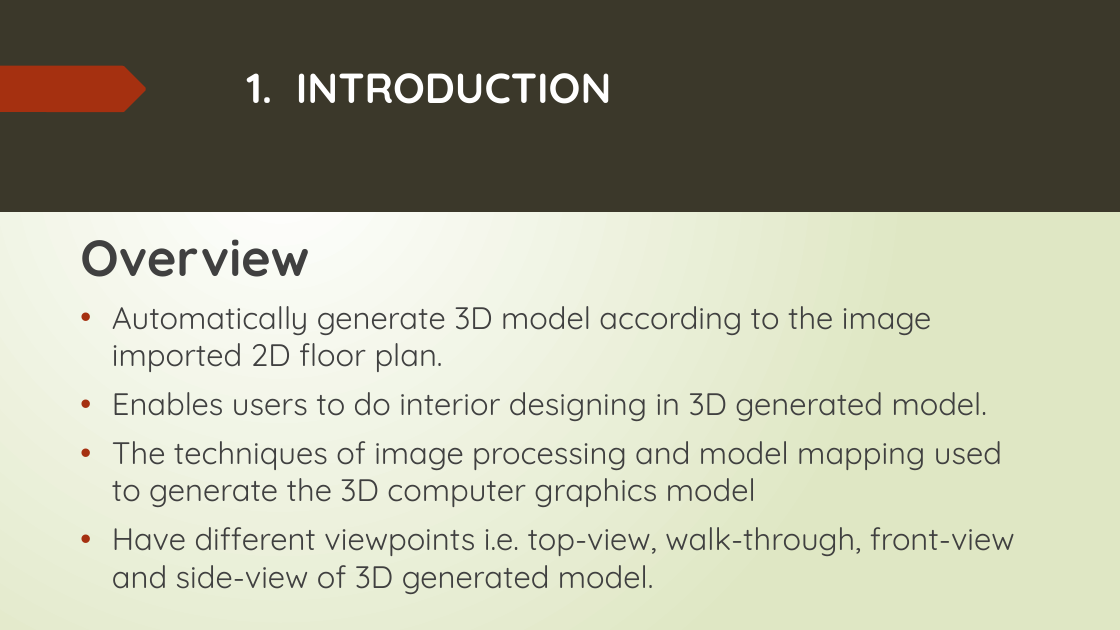
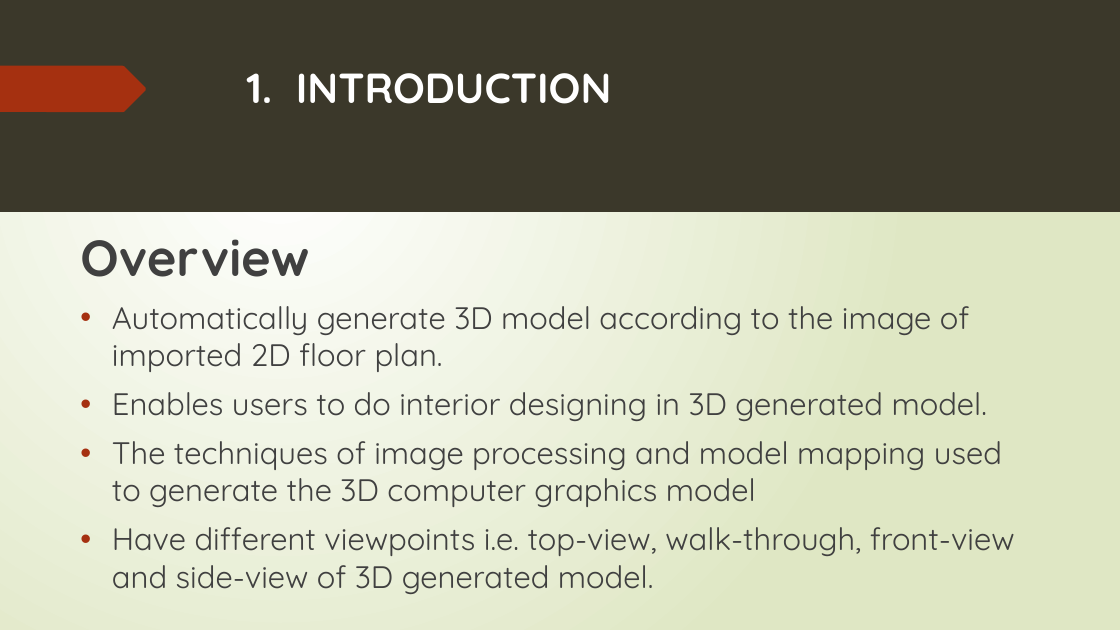
Before and after one commit to 15831944/2d-to-3d, a slide deck: slide 4 of Project slides.pptx. Drawn at 1120x630 pixels with LibreOffice and Linux fonts; fonts in the diff are those of the drawing. Boxes give left, top, right and bottom in pixels: in the first picture for what was removed or moved away, otherwise in the second. Text is boxed around its words. In the diff, an @@ line names an element or a change of style, - is before the commit and + after.

Commit message:
final slides

```diff
--- a/Project slides.pptx
+++ b/Project slides.pptx
@@ text at [112, 306, 969, 372]: text changed @@
-• Automatically generate 3D model according to the image imported 2D floor plan.
+• Automatically generate 3D model according to the image of imported 2D floor plan.
```
Also in this commit, not shown: 5 other slides changed.
